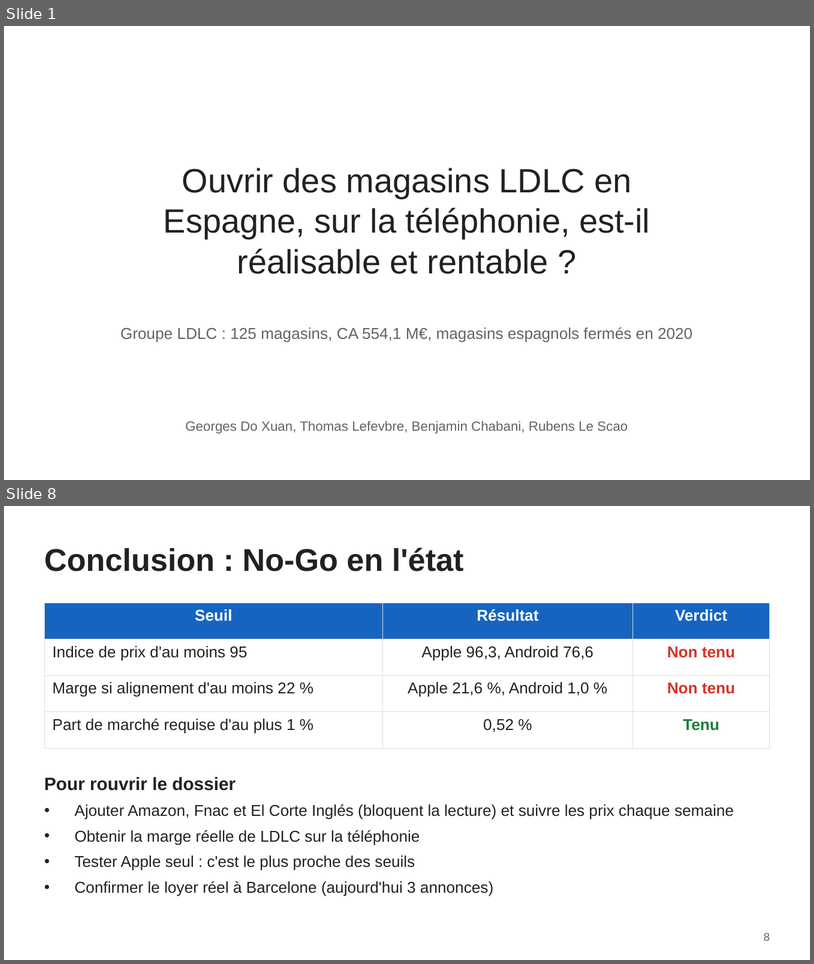
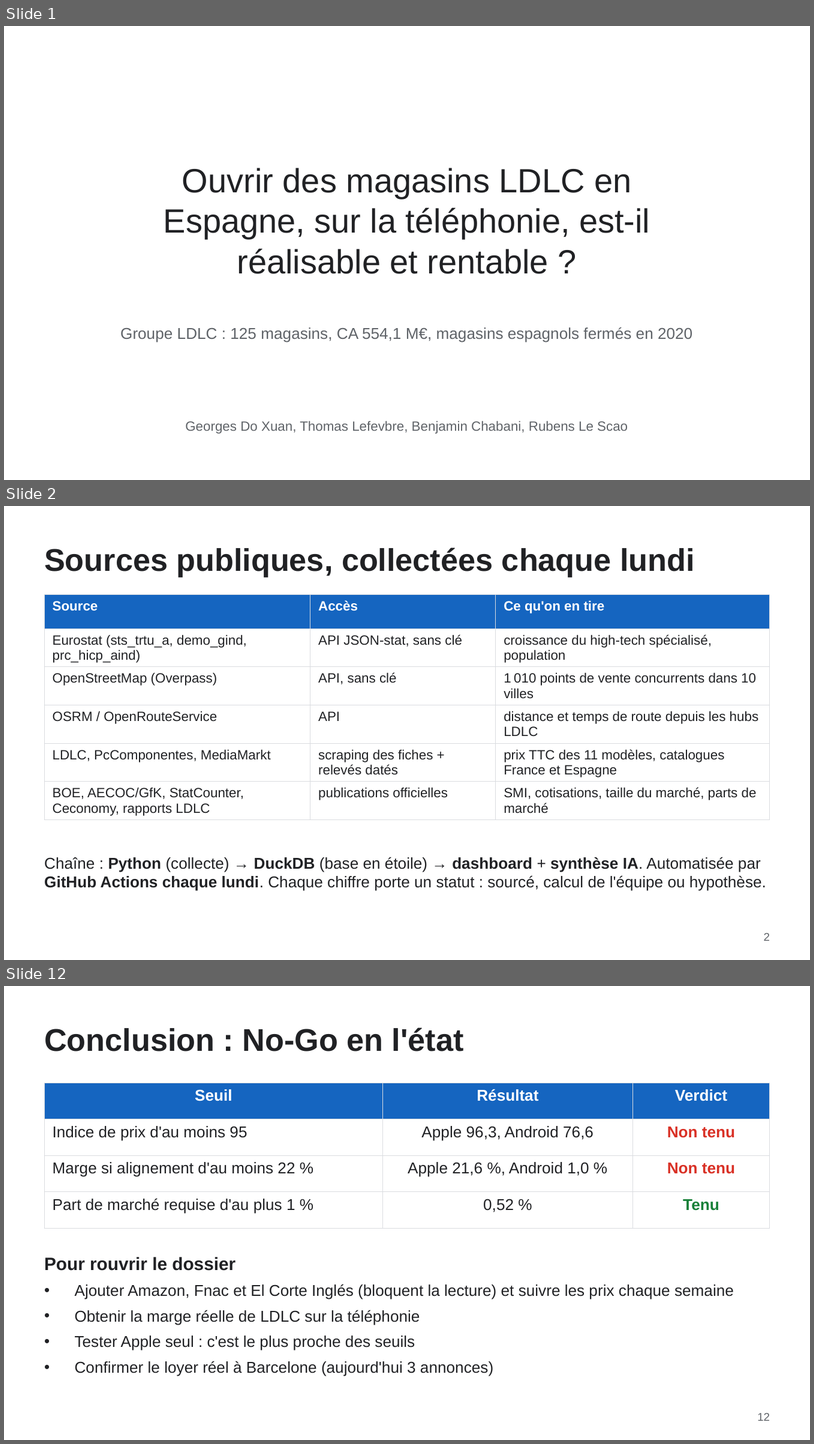
Before and after one commit to Chab-algo/LDLC-data, a slide deck: slides/LDLC_Espagne_Comex.pptx. Shown one above the other, each under a label of ours: slides 1 and 8 before the commit, slides 1, 2 and 12 after it; the slides between them are not shown. The pictures are 814x964 and 814x1444 pixels, drawn with LibreOffice and Linux fonts; fonts in the diff are those of the drawing. Boxes give left, top, right and bottom in pixels: in the first picture for what was removed or moved away, otherwise in the second. Text is boxed around its words. In the diff, an @@ line names an element or a change of style, - is before the commit and + after.

Commit message:
Deck Comex : slides sources, modèle en étoile, KPIs et synthèse IA (12 slides) ; docs/soutenance.md

```diff
--- a/slides/LDLC_Espagne_Comex.pptx
+++ b/slides/LDLC_Espagne_Comex.pptx
@@ slide 2 added at (4, 506, 810, 960), background #FFFFFF @@
@@ title added at (44, 547, 695, 577), 28 pt, text #202124, bold @@
+Sources publiques, collectées chaque lundi
@@ table added at (44, 595, 770, 818), 6 rows, 3 columns @@
+Source | Accès | Ce qu'on en tire
+Eurostat (sts_trtu_a, demo_gind, prc_hicp_aind) | API JSON-stat, sans clé | croissance du high-tech spécialisé, population
+OpenStreetMap (Overpass) | API, sans clé | 1 010 points de vente concurrents dans 10 villes
+OSRM / OpenRouteService | API | distance et temps de route depuis les hubs LDLC
+LDLC, PcComponentes, MediaMarkt | scraping des fiches + relevés datés | prix TTC des 11 modèles, catalogues France et Espagne
+BOE, AECOC/GfK, StatCounter, Ceconomy, rapports LDLC | publications officielles | SMI, cotisations, taille du marché, parts de marché
@@ text added at (44, 856, 767, 891), 14 pt, text #202124 @@
+Chaîne : Python (collecte) → DuckDB (base en étoile) → dashboard + synthèse IA. Automatisée par GitHub Actions chaque lundi. Chaque chiffre porte un statut : sourcé, calcul de l'équipe ou hypothèse.
@@ page number added at (764, 933, 770, 940), 10 pt, text #5F6368 @@
+2
@@ what was slide 8 is now slide 12 @@
@@ page number at (758, 1413, 770, 1420): text changed @@
-8
+12
```
Also in this commit, not shown: 6 slides changed, 3 other slides added, 2 other files.
